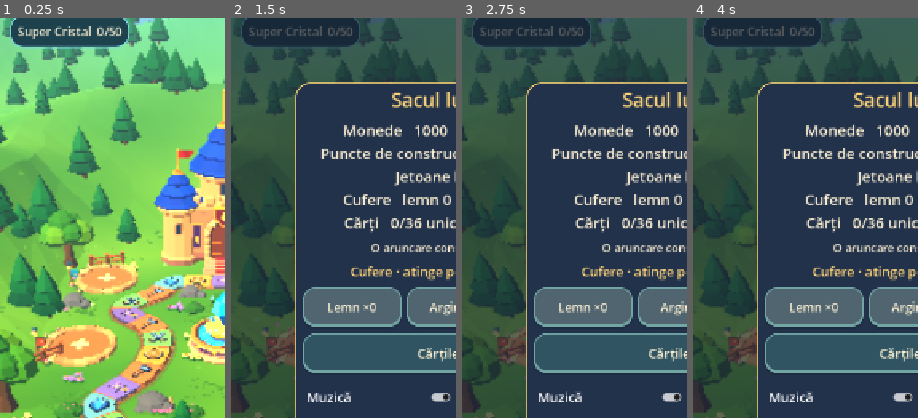
Above: before the commit, frames 1-4 (left to right).
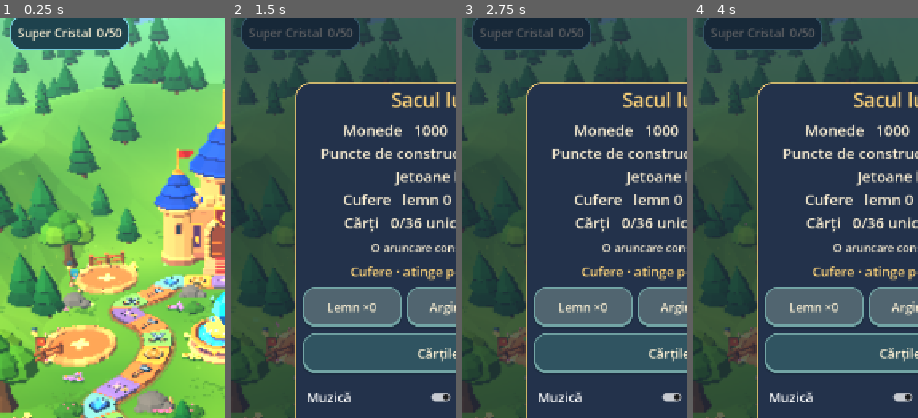
Above: after the commit, the same moments.

Repository: brzluca8/Buble3d
Game: Godot game, scene res://scenes/board.tscn
Two runs of this game, one before a commit and one after it. Both use one fixed random seed, a clock stepped at 60 frames per second and the inputs below.
Inputs (mouse positions are % of the whole screen's width and height, from its top left):
- Up to frame 1 (0.25 s): no input
- Up to frame 2 (1.5 s): click "1000" at 0.5 s; click "0" at 1.25 s
- Up to frame 3 (2.75 s): click "100/100" at 2 s
- Up to frame 4 (4 s): click "10" at 2.75 s; click (93, 4) at 3.52 s
The pictures show only the part of the screen within x 0-50%, y 7-57%; the shares and areas given below are measured in that part.

The runs differ from the first frame. In frame 1, 1.2% of the frame differs, in the area x 4-58%, y 2-8%; in frame 2, 0.6%; in frame 3, 0.6%; in frame 4, 0.6%.

Commit message:
Etapa 4.3 faza E: indicator de câștig neacoperit, butoane tactile 56 px, cristal viu, documentație
- Insigna «+X» măsurată după conținut și așezată sub rândul de butoane
- Super Cristal, eveniment și revendicare: minimum 56 px pentru atingere
- Cristalul central respiră discret și când e gol (oprit la efecte reduse)
- docs/ETAPA_4_3.md: cauzele bug-ului raportat, schimbări, limitări, checklist pentru telefon
- check_construction: 240 de verificări

Co-Authored-By: Claude Opus 5.5 <noreply@anthropic.com>
Claude-Session: https://claude.ai/code/session_019PMyirRT8qLLCxmH4KUAST

Diff:
--- a/lerion/scripts/board/board_hud.gd
+++ b/lerion/scripts/board/board_hud.gd
@@ -123,7 +123,7 @@
 	crystal_chip.icon = ICONS["crystal"]
 	crystal_chip.expand_icon = true
 	crystal_chip.add_theme_constant_override("icon_max_width",30)
-	crystal_chip.custom_minimum_size = Vector2(0,52)
+	crystal_chip.custom_minimum_size = Vector2(0,56)
 	crystal_chip.add_theme_font_size_override("font_size",19)
 	crystal_chip.set_meta("no_press_fx",true)
 	crystal_chip.accessibility_name = "Super Cristal"
@@ -133,7 +133,7 @@
 	event_chip.icon = ICONS["chaos"]
 	event_chip.expand_icon = true
 	event_chip.add_theme_constant_override("icon_max_width",30)
-	event_chip.custom_minimum_size = Vector2(0,52)
+	event_chip.custom_minimum_size = Vector2(0,56)
 	event_chip.add_theme_font_size_override("font_size",19)
 	event_chip.set_meta("no_press_fx",true)
 	event_chip.accessibility_name = "Eveniment"
@@ -382,11 +382,13 @@
 	label.add_theme_color_override("font_outline_color",Color("#143040"))
 	row.add_child(label)
 	flights.add_child(badge)
-	badge.reset_size()
+	# The icon and label are not laid out yet: size the badge from its content before placing it.
+	badge.size = badge.get_combined_minimum_size()
 	var anchor := button.get_global_rect()
 	var bounds := get_viewport().get_visible_rect().size
 	var x := clampf(anchor.get_center().x - badge.size.x*0.5,top.position.x,minf(bounds.x,top.position.x + top.size.x) - badge.size.x)
-	var y := anchor.end.y + 6.0
+	# Below the chip row (Super Cristal, event, DEBUG launcher), so nothing covers the badge.
+	var y := maxf(anchor.end.y + 6.0,top.position.y + top.size.y + 76.0)
 	badge.position = Vector2(x,y + 10.0)
 	badge.pivot_offset = badge.size*0.5
 	badge.scale = Vector2.ONE*0.6
--- a/lerion/scripts/board/crystal_glow.gd
+++ b/lerion/scripts/board/crystal_glow.gd
@@ -157,7 +157,9 @@
 		jewel.emission = Color("#19566d").lerp(Color("#7fe8ff"),fraction*0.6 + (0.4*beat if charged else 0.0))
 		jewel.emission_energy_multiplier = 0.28 + 0.75*fraction + (0.9 + 0.7*beat if charged else 0.12*beat*fraction) + 1.6*pulse
 	pulse = maxf(0.0,pulse - maxf(_step,1.0/30.0)*2.6)
-	var glow := fraction*0.26 + (0.26 + 0.16*beat if charged else 0.0) + 0.5*pulse
+	# Etapa 4.3: a faint, slow breath even when empty, so the heart of the kingdom never looks dead.
+	var idle := 0.0 if reduced else 0.07*(0.5 + 0.5*sin(age*1.1))
+	var glow := idle + fraction*0.26 + (0.26 + 0.16*beat if charged else 0.0) + 0.5*pulse
 	halo.visible = glow > 0.03
 	halo_material.albedo_color = Color(0.55,0.88,1.0,glow).lerp(Color(1.0,0.86,0.45,glow),0.35 if charged else 0.0)
 	halo.scale = Vector3.ONE*(0.75 + 0.35*fraction + (0.12*beat if charged else 0.0) + 0.35*pulse)
@@ -198,4 +200,4 @@
 	spin_speed = lerpf(spin_speed,0.9 if charged else 0.0,0.1)
 	if gem and spin_speed > 0.001:
 		gem.rotation.y += spin_speed*maxf(_step,1.0/30.0)
-	set_process(fraction > 0.0 or charged or burst_age >= 0.0 or pulse > 0.0 or spin_speed > 0.001)
+	set_process(not reduced or fraction > 0.0 or charged or burst_age >= 0.0 or pulse > 0.0 or spin_speed > 0.001)
--- a/lerion/scripts/crystal/event_screen.gd
+++ b/lerion/scripts/crystal/event_screen.gd
@@ -230,7 +230,7 @@
 	else:
 		action = hud._button("Blocat" if not reached else "—",func() -> void: pass)
 		action.disabled = true
-	action.custom_minimum_size = Vector2(170,52)
+	action.custom_minimum_size = Vector2(170,56)
 	action.add_theme_font_size_override("font_size",19)
 	row.add_child(action)
 
--- a/lerion/tools/check_construction.gd
+++ b/lerion/tools/check_construction.gd
@@ -112,6 +112,12 @@
 			for label: Node in badge.find_children("*","Label",true,false):
 				spelled = spelled or (label as Label).text == "+%d puncte de construcție" % expected
 		check(spelled,"Indicator «+%d puncte de construcție»" % expected)
+		for badge: Control in badges:
+			var view := Rect2(Vector2.ZERO,map.hud.get_viewport().get_visible_rect().size)
+			var box := Rect2(badge.position,badge.size)
+			check(badge.size.x >= badge.get_combined_minimum_size().x - 0.5 and view.encloses(box),"Indicatorul încape întreg pe ecran")
+			var launcher: Control = map.get_node("DeveloperPanel").launcher
+			check(not box.intersects(map.hud.crystal_chip.get_global_rect()) and not box.intersects(launcher.get_global_rect()),"Indicatorul nu e acoperit de butoane")
 		check(Save.new(Profile.PREFIX).state.wallet.build_points == now,"Salvat și reîncărcat nivel %d" % level)
 	# The Workshop panel reads the new level and the hammer tiles of the whole loop.
 	map._select_at(map.camera.unproject_position(map.plots.get_child(slot).position + Vector3.UP*0.3))
Not shown, changed: lerion/AGENTS.md
Not shown, changed: lerion/docs/DEVELOPER_PANEL.md
Not shown, added: lerion/docs/ETAPA_4_3.md
Not shown, changed: lerion/docs/PREDARE.md
